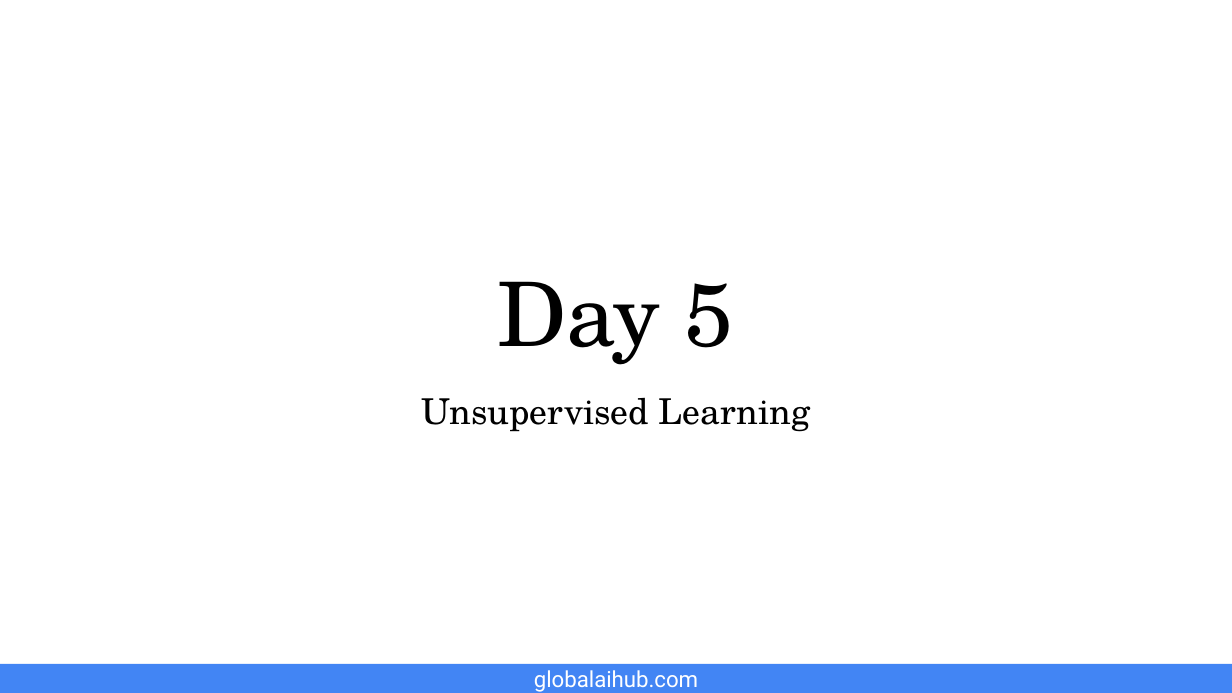
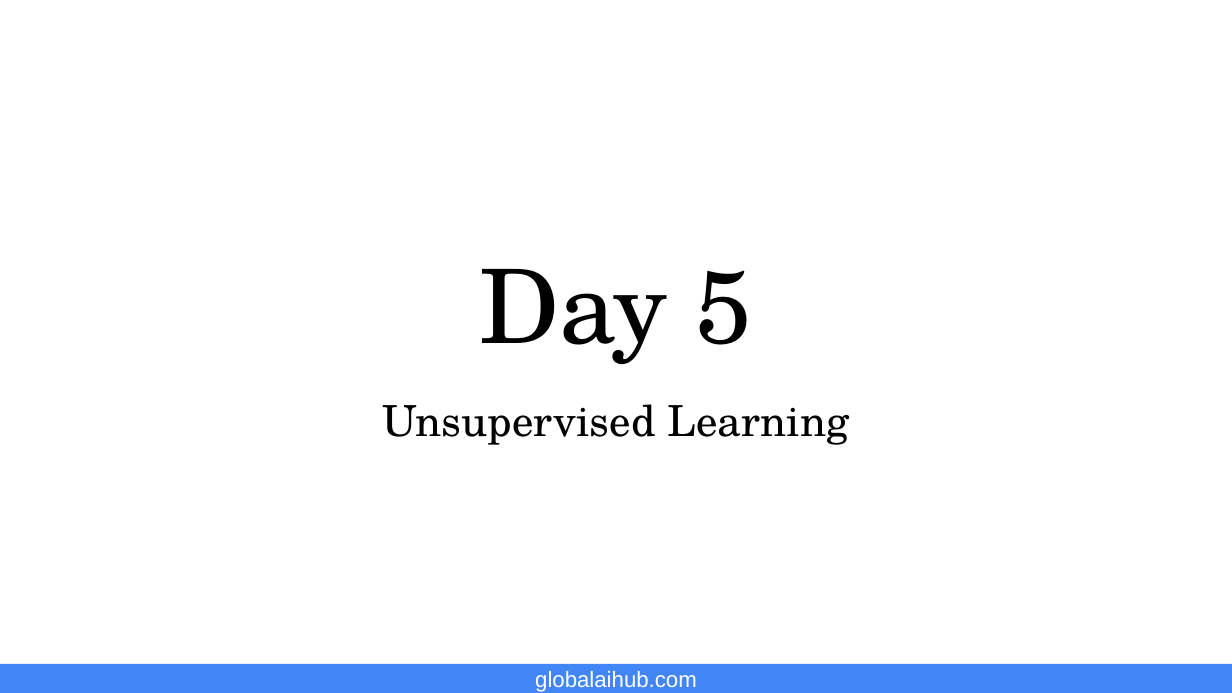
Before and after one commit to gaih/introduction-to-machine-learning, a slide deck: slide 1 of Presentations/Day 5 Presentation.pptx. Drawn at 1232x693 pixels with LibreOffice and Linux fonts; fonts in the diff are those of the drawing; background and template pictures are left out. Boxes give left, top, right and bottom in pixels: in the first picture for what was removed or moved away, otherwise in the second. Text is boxed around its words. In the diff, an @@ line names an element or a change of style, - is before the commit and + after.

```diff
--- a/Presentations/Day 5 Presentation.pptx
+++ b/Presentations/Day 5 Presentation.pptx
@@ title "Day 5" at box(479, 269, 753, 364): size 52 to 60 pt @@
@@ subtitle "Unsupervised Learning" at box(383, 404, 850, 445): size 20.8 to 25 pt; line spacing 0.9 to 1 @@
@@ text "globalaihub.com" at box(535, 671, 697, 692): font Roboto to Arial @@
```
Also in this commit, not shown: 5 other slides changed, 12 slides added, 12 slides removed, 2 other files.
